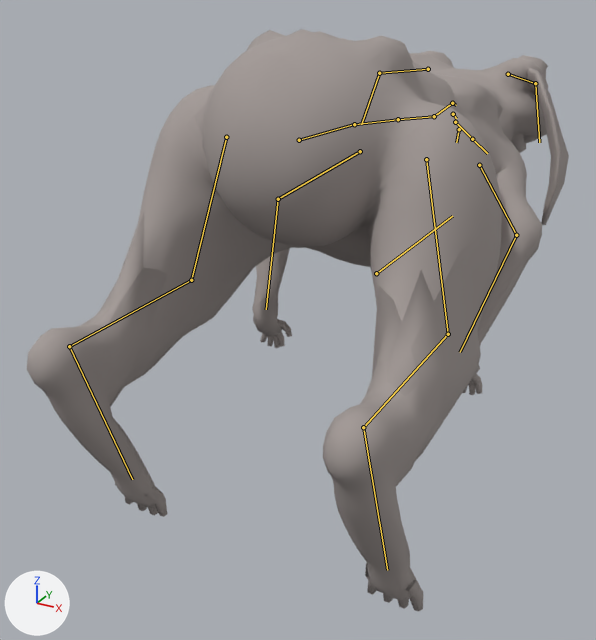
The glTF model content/art/models/ribbit.glb: old version first, new version second.
Rendered twice from a 50 mm camera at (0.643, -1.514, 0.955) aimed at (-0.12, -0.126, 0.261). The axes (+X, +Y, +Z) are drawn at lower left. The lights are the same throughout. The first picture is the older version. Both versions are drawn at frame 2 of the action 'hop'; the numbers are the values there. The bones that change, and the others that lie on the model, are drawn over the model as lines.

Objects in the first picture: 'body', 'ears', 'head', 'jaw', 'paws'.
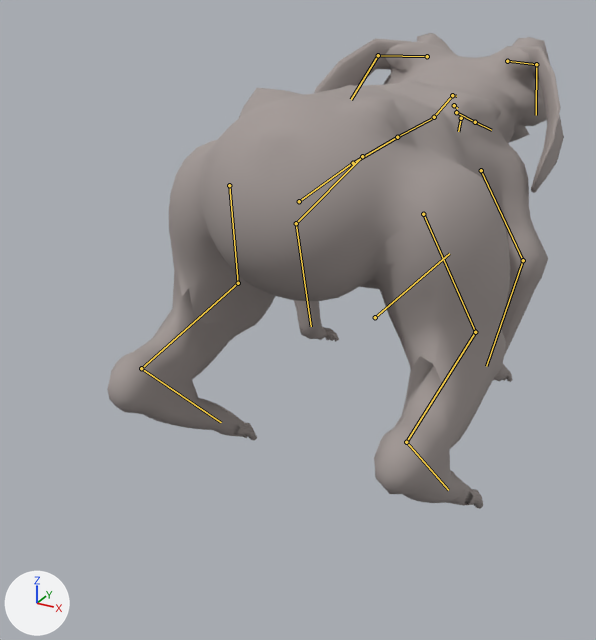
Pixel boxes [x1, y1, x2, y2] of what changed, in the pictures (596 x 640 px):
'body', posed (15% narrower, 17% shorter): before [26, 29, 549, 601]; after [107, 33, 550, 506]
'ears', posed: before [526, 68, 569, 225]; after [314, 38, 564, 193]
'paws', posed (mostly hidden afterwards): before [115, 319, 482, 611]; after [236, 327, 512, 509]
'jaw', posed (mostly hidden): before [511, 134, 526, 153]; after [509, 123, 530, 142]
'head', posed (not visible afterwards): before [524, 70, 546, 140]
bone 'root', root to tip: before (376, 273) to (452, 216); after (375, 317) to (449, 253)
bone 'pelvis', root to tip: before (299, 140) to (353, 124); after (299, 201) to (352, 163)
bone 'jaw', root to tip: before (453, 114) to (456, 118); after (454, 105) to (457, 108)
bone 'ear_l_01', root to tip: before (428, 69) to (379, 73); after (427, 56) to (378, 55)
bone 'ear_l_02', root to tip: before (379, 73) to (361, 124); after (378, 55) to (351, 99)
bone 'ear_r_01', root to tip: before (508, 74) to (535, 83); after (507, 61) to (536, 64)
bone 'ear_r_02', root to tip: before (535, 83) to (539, 142); after (536, 64) to (536, 115)
bone 'upperarm_l', root to tip: before (360, 151) to (278, 199); after (362, 156) to (296, 223)
bone 'upperarm_r', root to tip: before (479, 165) to (516, 235); after (481, 170) to (523, 260)
bone 'thigh_l', root to tip: before (226, 137) to (191, 280); after (229, 185) to (238, 283)
bone 'calf_l', root to tip: before (191, 280) to (69, 346); after (238, 283) to (141, 368)
bone 'foot_l', root to tip: before (69, 346) to (132, 479); after (141, 368) to (221, 422)
bone 'thigh_r', root to tip: before (426, 159) to (448, 334); after (423, 214) to (475, 332)
bone 'calf_r', root to tip: before (448, 334) to (363, 427); after (475, 332) to (406, 442)
bone 'foot_r', root to tip: before (363, 427) to (387, 570); after (406, 442) to (448, 490)

What the commit changed:
Bone 'root' (bone_root) moves from (0.0, 0.0, 0.345) to (0.0, 0.0, 0.243).
Bone 'pelvis' (bone_pelvis) turns from (-19, 0, 0) to (-10, 0, 0) degrees about its own x, y and z.
Bone 'jaw' (bone_jaw) turns from (0, 0, 0) to (-1, 0, 0) degrees about its own x, y and z.
Bone 'ear_l_01' (bone_ear_l_01) turns from (-6, -8, -5) to (3, 3, 2) degrees about its own x, y and z.
Bone 'ear_l_02' (bone_ear_l_02) turns from (23, -4, -10) to (5, -1, -2) degrees about its own x, y and z.
Bone 'ear_r_01' (bone_ear_r_01) turns from (-6, 8, 5) to (3, -3, -2) degrees about its own x, y and z.
Bone 'ear_r_02' (bone_ear_r_02) turns from (23, 4, 10) to (5, 1, 2) degrees about its own x, y and z.
Bone 'upperarm_l' (bone_upperarm_l) turns from (-31, 30, 9) to (-16, 15, 7) degrees about its own x, y and z.
Bone 'upperarm_r' (bone_upperarm_r) turns from (-31, -30, -9) to (-16, -15, -7) degrees about its own x, y and z.
Bone 'thigh_l' (bone_thigh_l) turns from (-56, 13, -4) to (-31, 8, -1) degrees about its own x, y and z.
Bone 'calf_l' (bone_calf_l) turns from (50, 0, 0) to (25, 0, 0) degrees about its own x, y and z.
Bone 'foot_l' (bone_foot_l) turns from (-33, 0, 0) to (-17, 0, 0) degrees about its own x, y and z.
Bone 'thigh_r' (bone_thigh_r) turns from (-56, -13, 4) to (-31, -8, 1) degrees about its own x, y and z.
Bone 'calf_r' (bone_calf_r) turns from (50, 0, 0) to (25, 0, 0) degrees about its own x, y and z.
Bone 'foot_r' (bone_foot_r) turns from (-33, 0, 0) to (-17, 0, 0) degrees about its own x, y and z.
